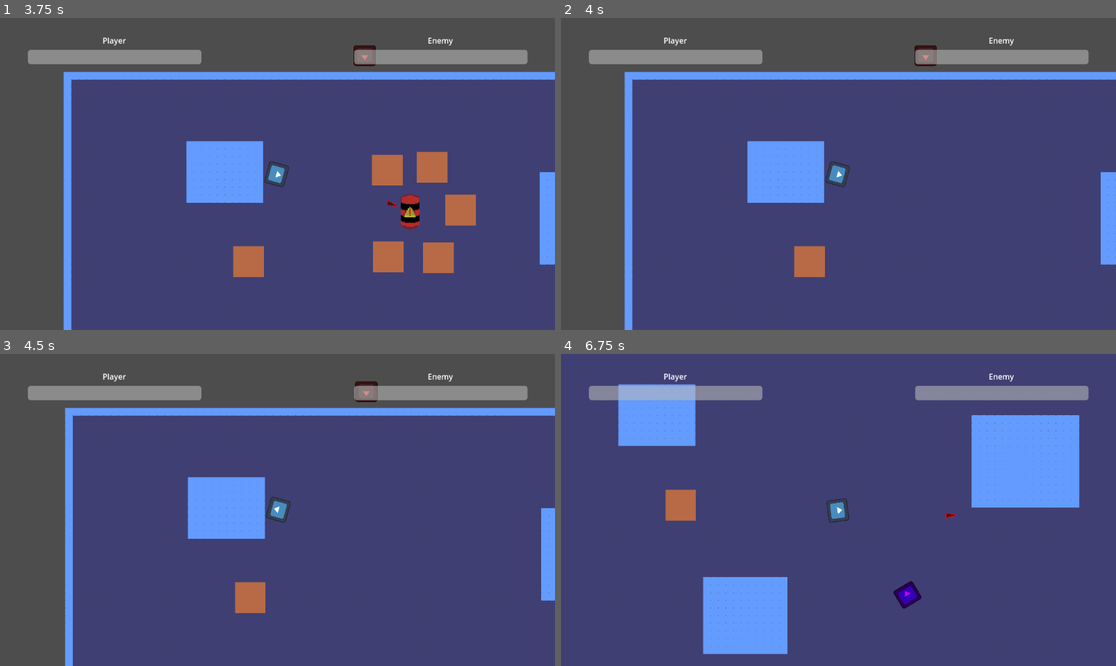
Above: before the commit, frames 1-4 (two rows, left to right).
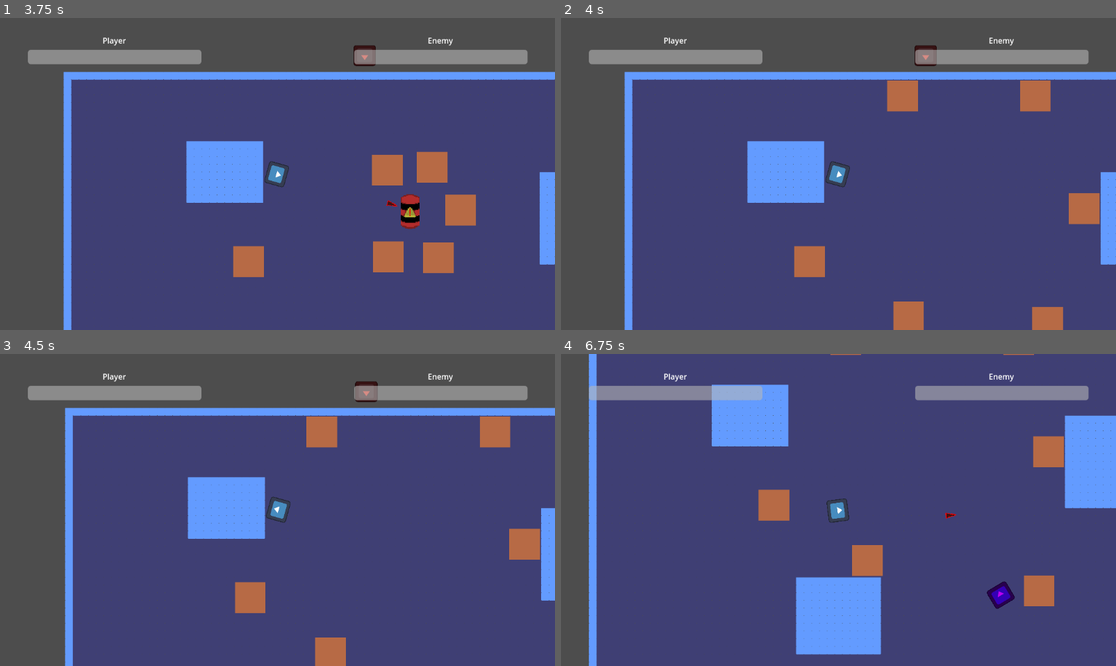
Above: after the commit, the same moments.

Repository: Gorgun-North/project-x
Game: Godot game, scene res://scenes/level_scenes/root.tscn
Two runs of this game, one before a commit and one after it. Both use one fixed random seed, a clock stepped at 60 frames per second and the inputs below. The engine's default icon, where the game draws it, is replaced by a stand-in: a white triangle on a blue panel in a dark square.
Inputs (mouse positions are in pixels of both pictures, inside the frame that each line leads up to):
- Up to frame 1 (3.75 s): tap Enter at 0.5 s; move the mouse to (399, 158) at 0.52 s; hold D (WASD_RIGHT) 0.53-1.28 s; click (399, 158) at 0.6 s; tap Space (SPACEBAR) at 1.25, 1.35, 2.85 s; move the mouse to (166, 189) at 1.27 s; hold S (WASD_DOWN) 1.28-2.03 s; move the mouse to (333, 105) at 2.02 s; hold D (WASD_RIGHT) 2.03-2.78 s; click (333, 105) at 2.1 s; move the mouse to (249, 236) at 2.77 s; hold W (WASD_UP) 2.78-3.53 s; move the mouse to (444, 220) at 3.52 s; hold A (WASD_LEFT) from 3.53 s (still down); click (444, 220) at 3.6 s
- Up to frame 2 (4 s): keep holding A (WASD_LEFT)
- Up to frame 3 (4.5 s): keep holding A (WASD_LEFT); move the mouse to (111, 463) at 4.27 s; tap Space (SPACEBAR) at 4.35 s
- Up to frame 4 (6.75 s): tap Enter at 5 s; move the mouse to (866, 510) at 5.02 s; release A (WASD_LEFT) at 5.03 s; hold S (WASD_DOWN) 5.03-5.78 s; click (866, 510) at 5.1 s; move the mouse to (755, 432) at 5.77 s; hold D (WASD_RIGHT) 5.78-6.53 s; tap Space (SPACEBAR) at 5.85 s; move the mouse to (960, 494) at 6.52 s; hold W (WASD_UP) from 6.53 s (still down); click (960, 494) at 6.6 s

Frame 1 is identical in both runs. In frame 2, 2.6% of the frame differs, in the area x 58-98%, y 20-100%; in frame 3, 2.2%; in frame 4, 30%, in the area x 0-100%, y 0-100%.

Commit message:
fsaasflksa

Diff:
--- a/scenes/object_scenes/crate.tscn
+++ b/scenes/object_scenes/crate.tscn
@@ -10,8 +10,8 @@
 
 [node name="Destructable_object" parent="." instance=ExtResource("1_ofxa7")]
 scale = Vector2(4, 4)
+safe_margin = 5.0
 mass = 200.0
-health = 20
 
 [node name="Sprite2D" parent="Destructable_object" index="0"]
 texture_filter = 1
--- a/scenes/prefabs/destructable_object.tscn
+++ b/scenes/prefabs/destructable_object.tscn
@@ -3,6 +3,7 @@
 [ext_resource type="Script" uid="uid://d634gyvrh4ox" path="res://scripts/object_scripts/destructable_object.gd" id="1_bjgya"]
 
 [node name="Destructable_object" type="CharacterBody2D" node_paths=PackedStringArray("navobstacle")]
+safe_margin = 10.0
 script = ExtResource("1_bjgya")
 navobstacle = NodePath("NavigationObstacle2D")
 
--- a/scripts/support_scripts/game_controller.gd
+++ b/scripts/support_scripts/game_controller.gd
@@ -12,10 +12,15 @@
 		navmesh.bake_navigation_polygon()
 
 func _on_bake_navmesh():
+	if !get_tree():
+		return
+
 	if navmesh:
+
 		var navpol: NavigationPolygon = navmesh.navigation_polygon
 
 		while navmesh.is_baking() == true:
-			await get_tree().process_frame
+			if get_tree():
+				await get_tree().process_frame
 
 		navmesh.bake_navigation_polygon()
